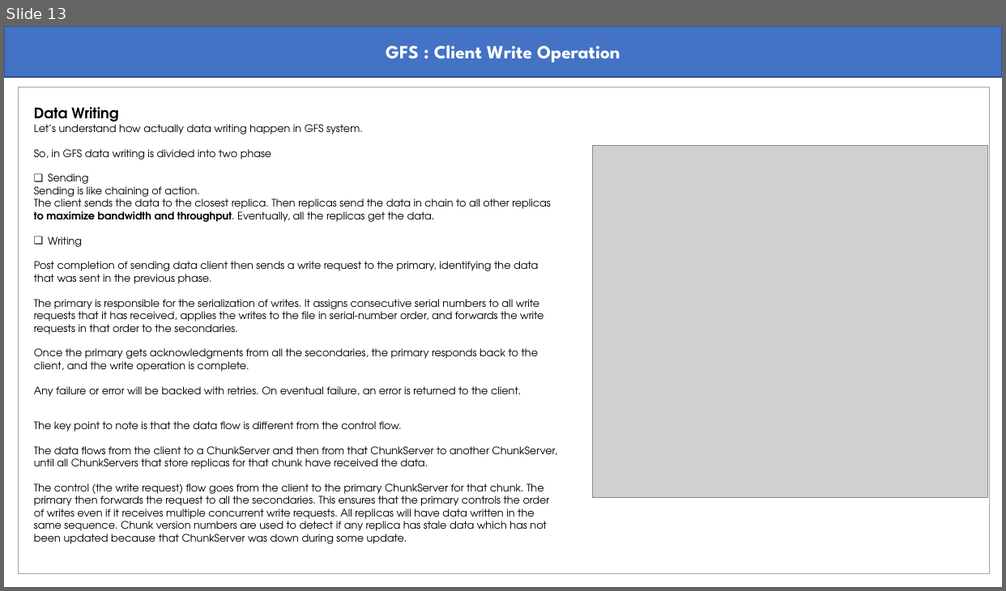
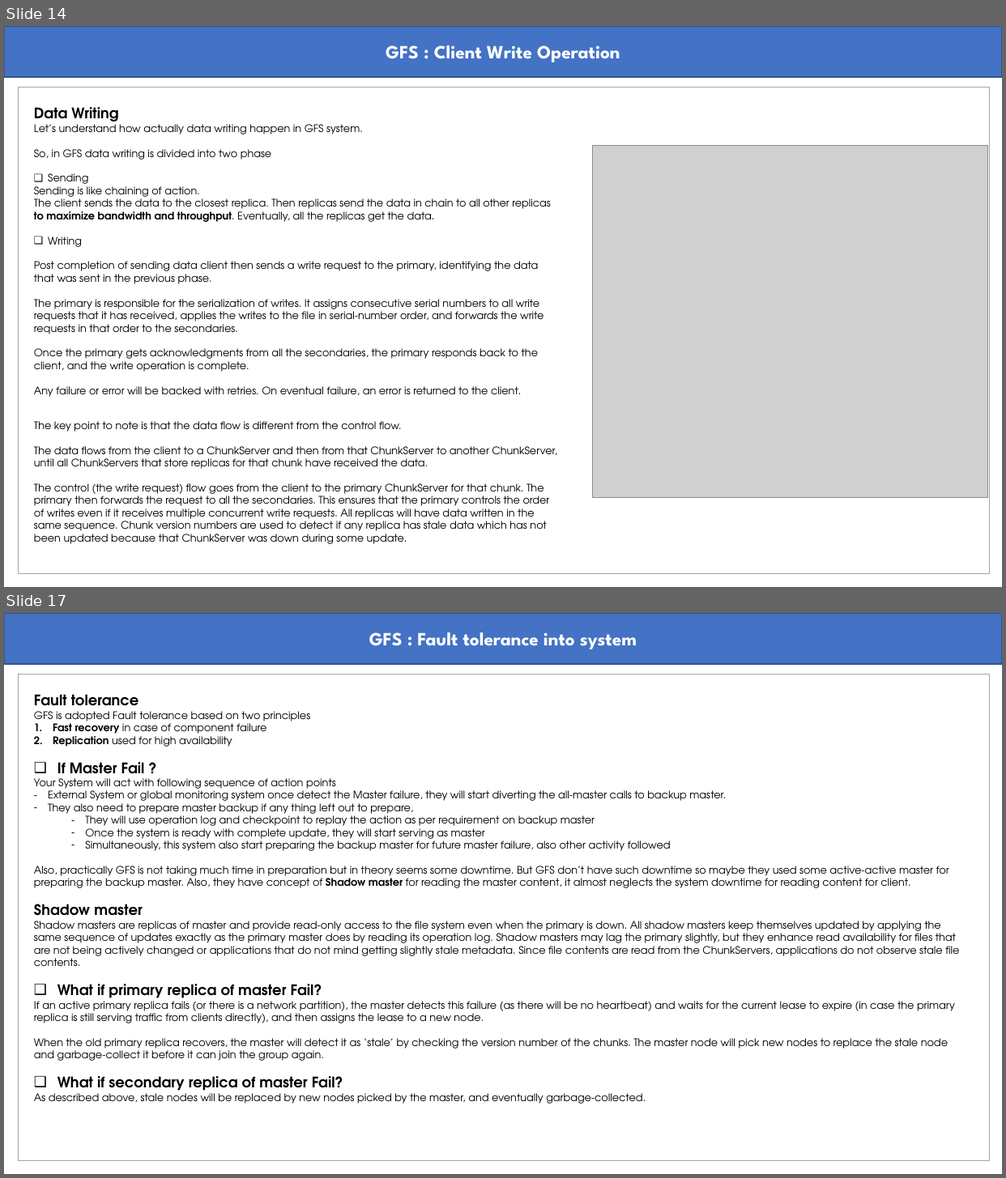
Before and after one commit to abmishra1234/Advanced-System-Design, a slide deck: GFS.pptx. Shown one above the other, each under a label of ours: slide 13 before the commit, slides 14 and 17 after it; the slides between them are not shown. The pictures are 1006x591 and 1006x1178 pixels, drawn with LibreOffice and Linux fonts; fonts in the diff are those of the drawing; grey boxes stand for pictures. Boxes give left, top, right and bottom in pixels: in the first picture for what was removed or moved away, otherwise in the second. Text is boxed around its words. In the diff, an @@ line names an element or a change of style, - is before the commit and + after.

```diff
--- a/GFS.pptx
+++ b/GFS.pptx
@@ slide 17 added at (4, 613, 1002, 1174), background #FFFFFF @@
@@ rectangle added at (4, 613, 1002, 664), fill #4472C4, outline #325491 1 pt, 18 pt, text #FFFFFF, bold @@
+GFS : Fault tolerance into system
@@ rectangle added at (19, 674, 990, 1161), outline #A5A5A5 0.75 pt @@
@@ text added at (34, 694, 959, 1104), 10 pt, text #000000 @@
+Fault tolerance
+GFS is adopted Fault tolerance based on two principles
+1. Fast recovery in case of component failure
+2. Replication used for high availability
+❑ If Master Fail ?
+Your System will act with following sequence of action points
+– External System or global monitoring system once detect the Master failure, they will start diverting the all-master calls to backup master.
+– They also need to prepare master backup if any thing left out to prepare,
+  – They will use operation log and checkpoint to replay the action as per requirement on backup master
+  – Once the system is ready with complete update, they will start serving as master
+  – Simultaneously, this system also start preparing the backup master for future master failure, also other activity followed
+  Also, practically GFS is not taking much time in preparation but in theory seems some downtime. But GFS don’t have such downtime so maybe they used some active-active master for preparing the backup master. Also, they have concept of Shadow master for reading the master content, it almost neglects the system downtime for reading content for client.
+  Shadow master
+  Shadow masters are replicas of master and provide read-only access to the file system even when the primary is down. All shadow masters keep themselves updated by applying the same sequence of updates exactly as the primary master does by reading its operation log. Shadow masters may lag the primary slightly, but they enhance read availability for files that are not being actively changed or applications that do not mind getting slightly stale metadata. Since file contents are read from the ChunkServers, applications do not observe stale file contents.
+  ❑ What if primary replica of master Fail?
+  If an active primary replica fails (or there is a network partition), the master detects this failure (as there will be no heartbeat) and waits for the current lease to expire (in case the primary replica is still serving traffic from clients directly), and then assigns the lease to a new node.
+  When the old primary replica recovers, the master will detect it as ‘stale’ by checking the version number of the chunks. The master node will pick new nodes to replace the stale node and garbage-collect it before it can join the group again.
+  ❑ What if secondary replica of master Fail?
+As described above, stale nodes will be replaced by new nodes picked by the master, and eventually garbage-collected.
@@ what was slide 13 is now slide 14 @@
```
Also in this commit, not shown: 1 slide changed, 6 other slides added.
